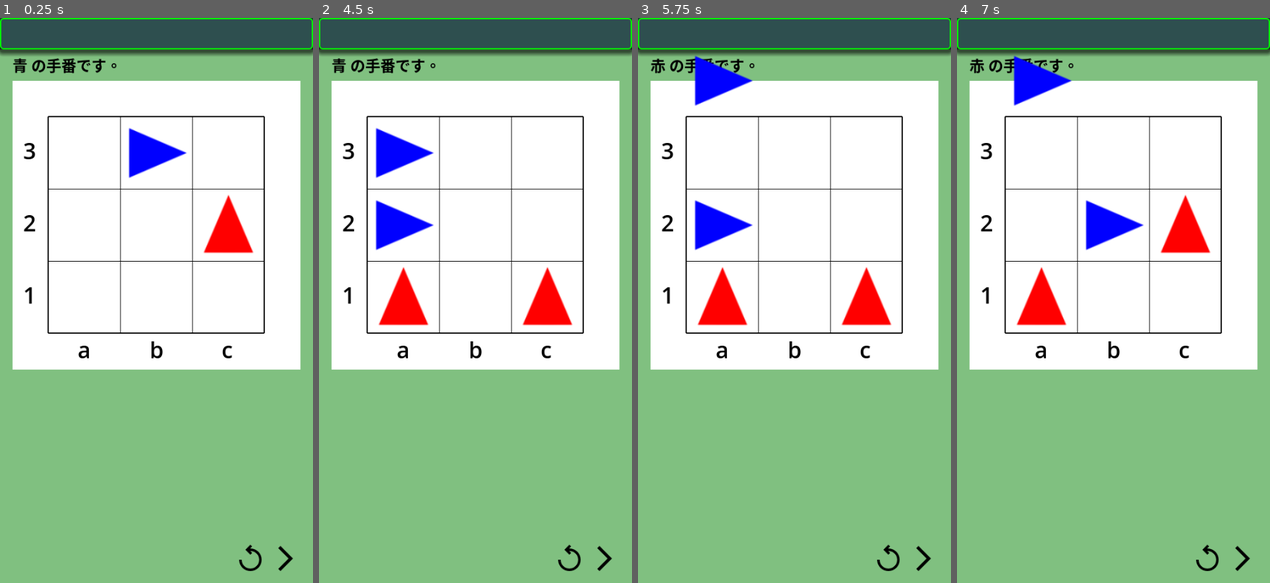
Above: before the commit, frames 1-4 (left to right).
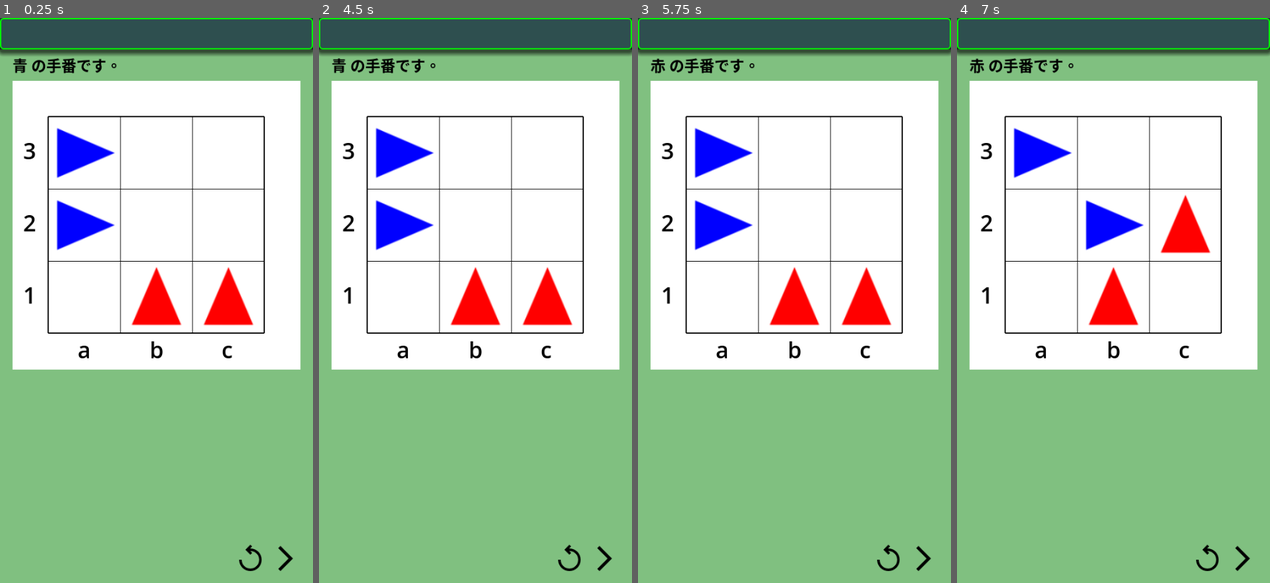
Above: after the commit, the same moments.

Repository: vivisuke/DodgemGame
Game: Godot game, scene res://main.tscn
The game is run twice, just before and just after one commit, with the same random seed, the same clock (stepped at 60 frames per second) and the same inputs.
Inputs (mouse positions are in pixels of both pictures, inside the frame that each line leads up to):
- Up to frame 1 (0.25 s): no input
- Up to frame 2 (4.5 s): click (603, 560) at 0.5 s; click (569, 560) at 1.25 s; click (569, 560) at 2 s; click (569, 560) at 2.75 s; click (603, 560) at 3.5 s; click (603, 560) at 4.25 s
- Up to frame 3 (5.75 s): tap Enter at 5 s
- Up to frame 4 (7 s): tap Space at 5.75 s; tap Enter at 6.5 s

The runs differ from the first frame. In frame 1, 5.3% of the frame differs, in the area x 18-82%, y 19-55%; in frame 2, 1.8%; in frame 3, 3.5%; in frame 4, 3.5%.
Error in both runs: Invalid access of index '2' on a base object of type: 'Array'. (res://scripts/board_rect.gd:100)

Commit message:
0038 ◎ C 01/14 01/16 0.001│ToDo│勝率の最も高い手を選ぶ関数追加

Diff:
--- a/dodgemgame/scripts/Board.gd
+++ b/dodgemgame/scripts/Board.gd
@@ -97,7 +97,7 @@
 	var id = 0
 	for pos in m_red_cars:
 		id += 1
-		if pos.y == m_bd_size: continue
+		if pos.y == m_bd_size || pos.y < 0: continue
 		if pos.y + 1 == m_bd_size || m_cells[pos.y+1][pos.x] == EMPTY:
 			m_moves.push_back(Vector2(id, FORWARD))
 		if pos.x > 0 && m_cells[pos.y][pos.x-1] == EMPTY:
@@ -109,7 +109,7 @@
 	var id = 0
 	for pos in m_blue_cars:
 		id -= 1
-		if pos.x == m_bd_size: continue
+		if pos.x == m_bd_size || pos.x < 0: continue
 		if pos.x + 1 == m_bd_size || m_cells[pos.y][pos.x+1] == EMPTY:
 			m_moves.push_back(Vector2(id, FORWARD))
 		if pos.y > 0 && m_cells[pos.y-1][pos.x] == EMPTY:
@@ -188,7 +188,7 @@
 			bd.copy_from(self)
 			if bd.do_move(mv) && bd.m_n_red == 0:
 				return mv		# すべてゴールした場合
-			var r = estimate_win_rate(100, false)
+			var r = bd.estimate_win_rate(100, false)
 			print(move_to_str(mv), ": ", r)
 			if r > mxr:
 				mxr = r
--- a/dodgemgame/scripts/main.gd
+++ b/dodgemgame/scripts/main.gd
@@ -14,9 +14,13 @@
 		bd.set_cars([Vector2(2, 0)], [Vector2(0, 2)])
 		bd.print()
 	bd = Board.new()
-	bd.set_cars([Vector2(2, 1)], [Vector2(1, 2)])
-	bd.print()
-	$BoardRect.set_cars(bd)
+	if false:
+		bd.set_cars([Vector2(2, 1)], [Vector2(1, 2)])
+		bd.print()
+		$BoardRect.set_cars(bd)
+		bd.gen_moves_red()
+		bd.print_moves()
+		bd.sel_move_mc(true)
 	$MessLabel.text = "青 の手番です。"
 	if false:
 		bd.gen_moves_red()
Not shown, changed: DodgemGame.spr
